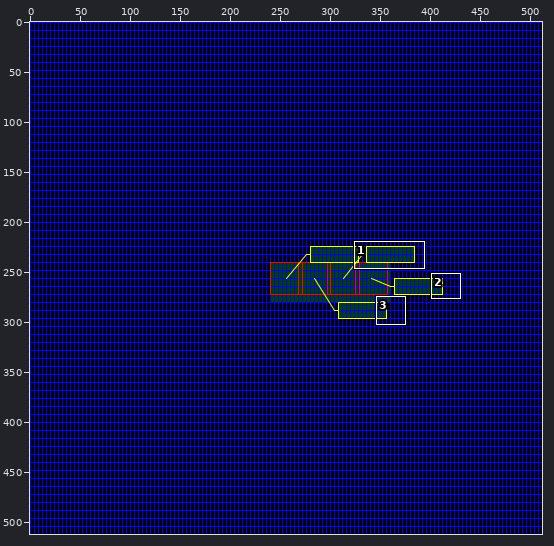
File history of a sprite sheet, trunk/milmaps/src/test/resources/expectedImages/horizontal4x8.png. Above, an overview of the earlier version with the close-up marked.
Close-up. First the earlier version:
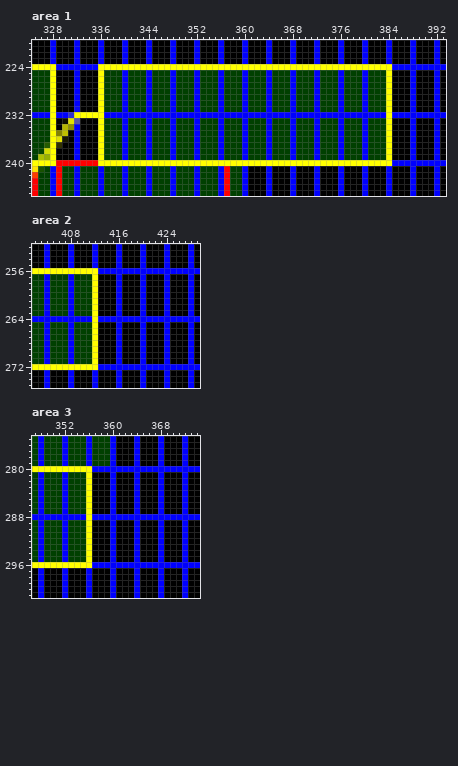
The file is 512x512 pixels. Colours within 5 levels of each other are drawn and written as one. Shown: area 1: x 325..393, y 220..245; area 2: x 402..429, y 252..275; area 3: x 347..374, y 275..301.
The result:
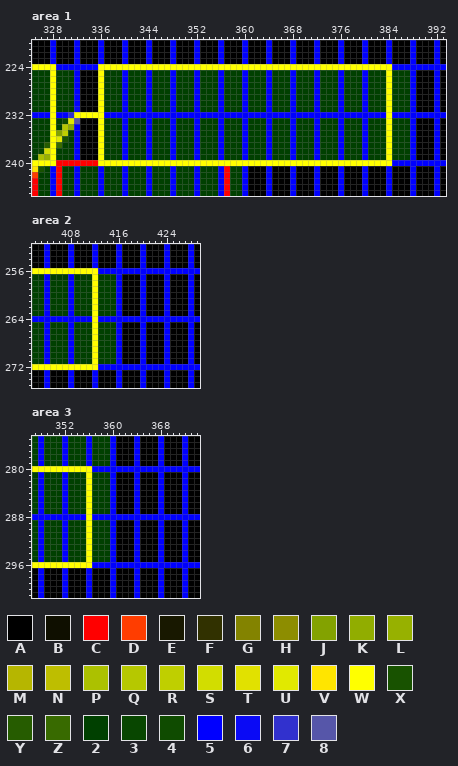
Palette (. is transparent): A #000000  B #0f0f00  C #ff0000  D #ff3d00  E #181800  F #313100  G #838300  H #8d8d00  J #83a200  K #91ad00  L #97b100  M #b6b600  N #bebe00  P #acc100  Q #b6c800  R #bfcf00  S #d2dd00  T #e1e100  U #e1e900  V #ffe500  W #ffff00  X #185200  Y #265c00  Z #386a00  2 #004000  3 #084600  4 #0f4b00  5 #0000ff  6 #0a0af5  7 #3131ce  8 #5656a9
Changes in this commit:
Area 1:
The author changed colour A to colour 2 in rows 225 to 231 at x 329 to 331 and 385 to 387; in rows 233 to 234 at x 329 and 385 to 387; in rows 235 to 236 at x 331 and 385 to 387; in row 237 at x 330 to 331 and 385 to 387; in rows 238 to 239 at x 329 to 331 and 385 to 387.
The author changed colour B to colour 4 in row 233 at x 330.
The author changed colour G to colour J in row 235 at x 329.
The author changed colour H to colour K in row 234 at x 331.
The author changed colour M to colour Q in row 234 at x 330.
The author changed colour N to colour R in row 235 at x 330.
The author changed colour T to colour U in row 233 at x 331; in row 236 at x 329.
The author changed colour E to colour X in row 236 at x 330.
The author changed colour F to colour Z in row 237 at x 329.
Area 2:
The author changed colour A to colour 2 in rows 257 to 263 at x 413 to 415; in rows 265 to 271 at x 413 to 415.
Area 3:
The author changed colour A to colour 2 in rows 281 to 287 at x 357 to 359; in rows 289 to 295 at x 357 to 359.
Where, in picture pixels (left, top, right, bottom), the same in both close-ups:
changed: (56, 70, 74, 160)
changed: (392, 70, 410, 160)
changed: (98, 274, 116, 364)
changed: (92, 472, 110, 562)
